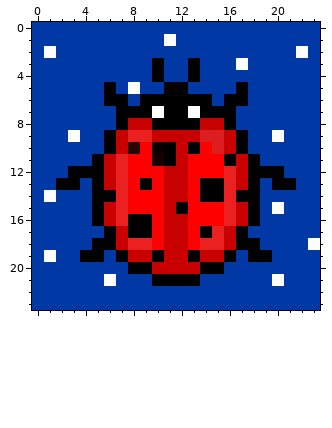
Pixel-art sprite: public/images/set3/6.png. The picture above is the old version.
The file is 120x120 pixels, drawn in blocks of 5x5; one block is one cell here. Colours within 5 levels of each other are drawn and written as one.
And afterwards:
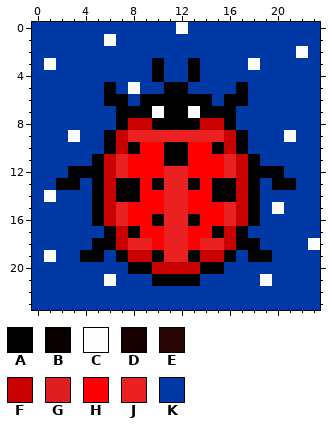
Palette (. is transparent): A #000000  B #0b0000  C #fcfdfe  D #180000  E #290606  F #c80000  G #dc1e1e  H #ff0000  J #eb2020  K #0038a6
Change:
y 0: x 12 K -> C
y 1: x 6 K -> C; x 11 C -> K
y 2: x 1 C -> K
y 3: x 1 K -> C; x 17..18 CK -> KC
y 9: x 10..15 FFFFGG -> JJJJJJ; x 20..21 CK -> KC
y 10: x 8 E -> A; x 10 B -> H; x 12..13 FA -> AH; x 15 G -> A
y 11: x 10 D -> H; x 12 F -> A; x 16 A -> J
y 12: x 11..12 FF -> JJ
y 13: x 7..14 JHAHFFHA -> AAHAJJAH; x 16 J -> A
y 14: x 6..8 AJH -> FAA; x 11..12 FF -> JJ; x 14 A -> H; x 16..17 JA -> AF
y 15: x 11..12 FA -> JJ
y 16: x 8..13 AAHFFH -> HHAJJA
y 17: x 9 A -> H; x 11..12 FF -> JJ; x 14..15 AJ -> HA
y 18..19: x 11..12 FF -> JJ
y 21: x 19..20 KC -> CK
Boxes around the changes in both pictures, in picture pixels (x1, y1, x2, y2):
changed: (104, 22, 260, 70)
changed: (44, 46, 56, 70)
changed: (104, 130, 296, 262)
changed: (260, 274, 284, 286)
